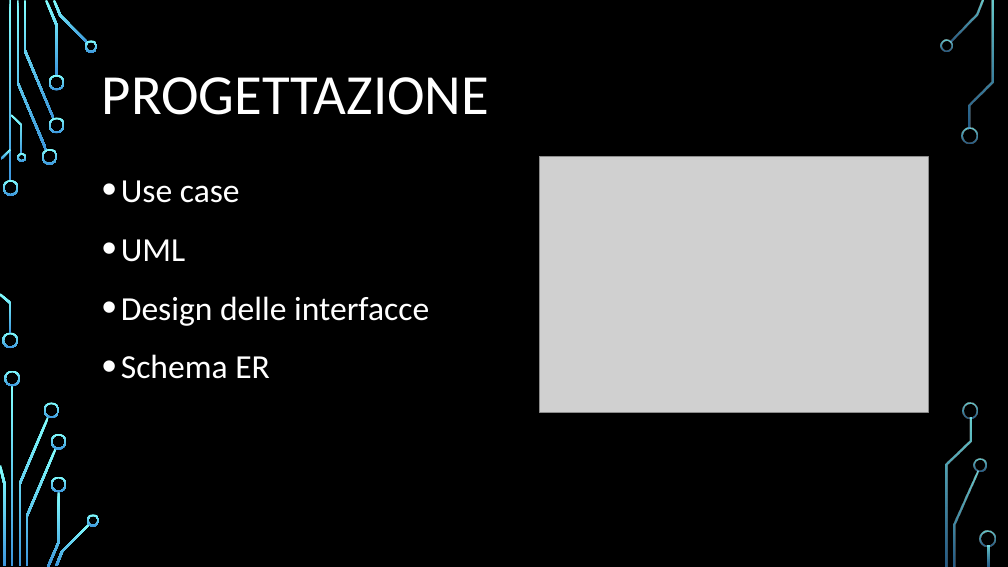
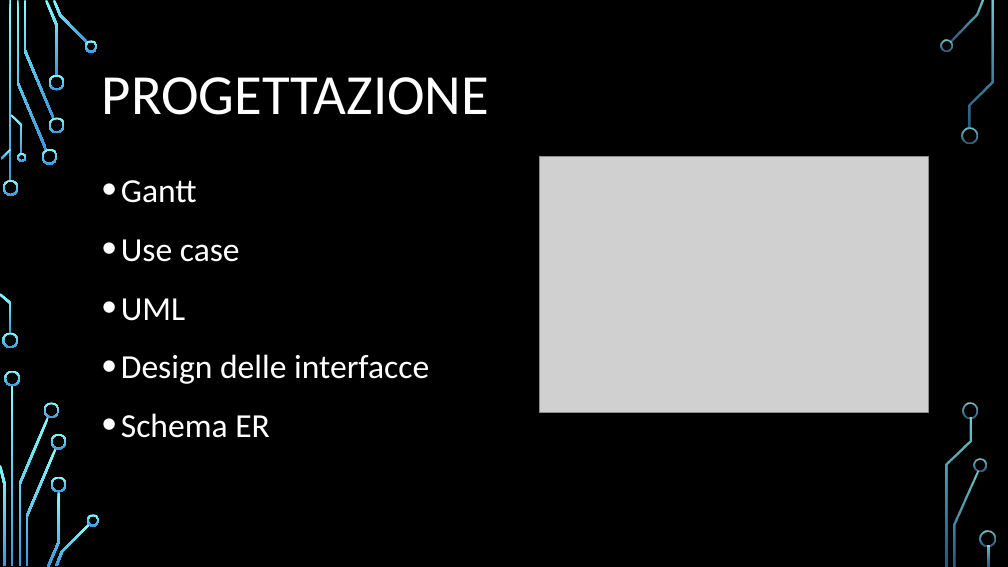
Before and after one commit to LuMug/ProPlan, a slide deck: slide 5 of Vari/ProPlanPresentazione.pptx. Drawn at 1008x567 pixels with LibreOffice and Linux fonts; fonts in the diff are those of the drawing; grey boxes stand for pictures; background and template pictures are left out. Boxes give left, top, right and bottom in pixels: in the first picture for what was removed or moved away, otherwise in the second. Text is boxed around its words. In the diff, an @@ line names an element or a change of style, - is before the commit and + after.

```diff
--- a/Vari/ProPlanPresentazione.pptx
+++ b/Vari/ProPlanPresentazione.pptx
@@ text at box(121, 180, 197, 203): paragraph added @@
+• Gantt
```
Also in this commit, not shown: 3 other slides changed.
